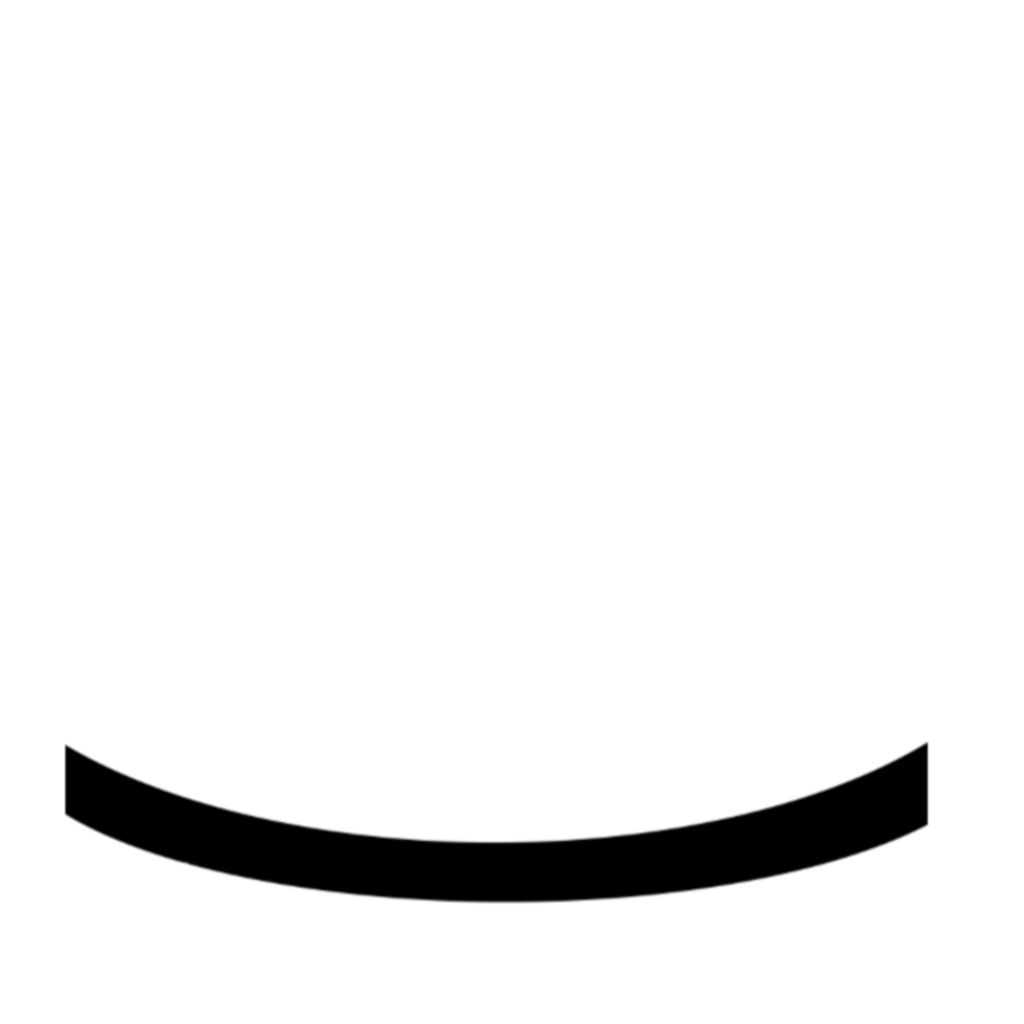
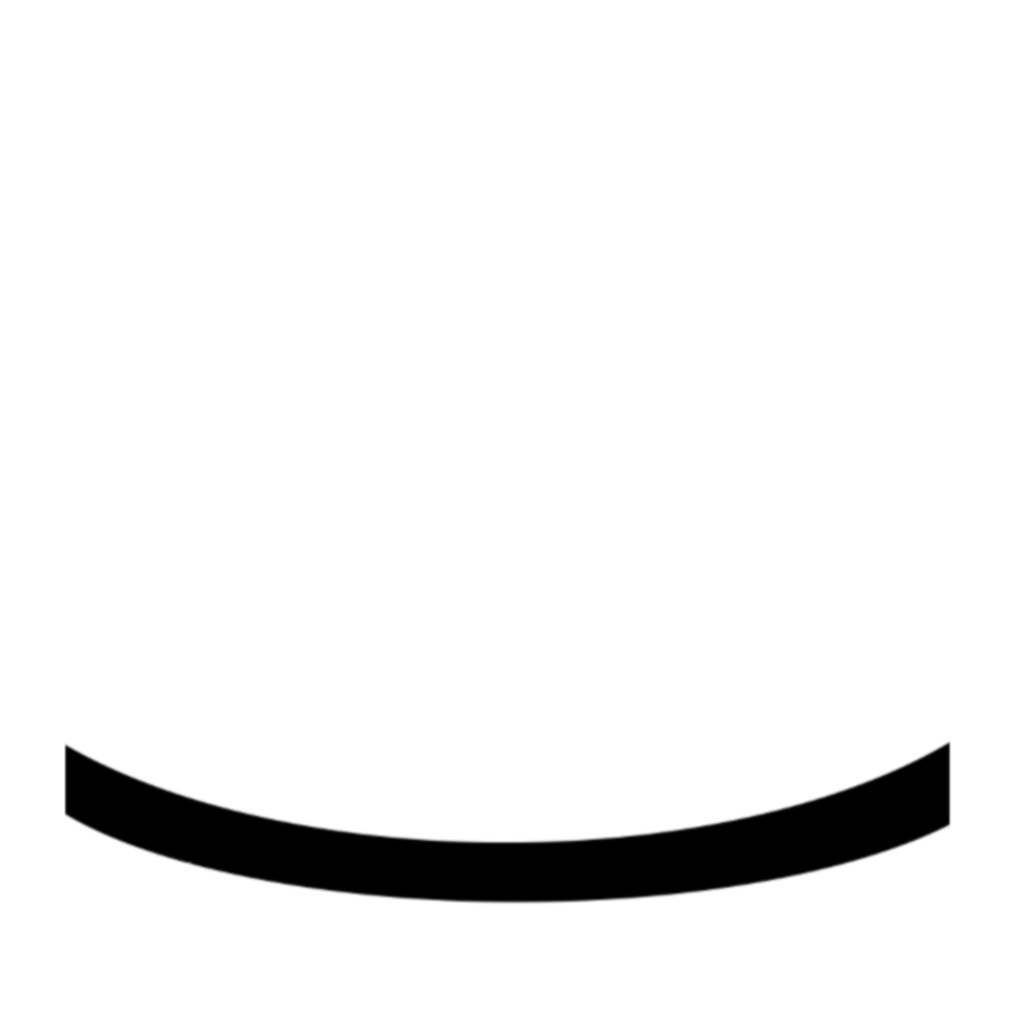
Revision of a layered 1024 x 1024 image; what changed, layer by layer:
painted on "eye" over [64,740,952,905]
